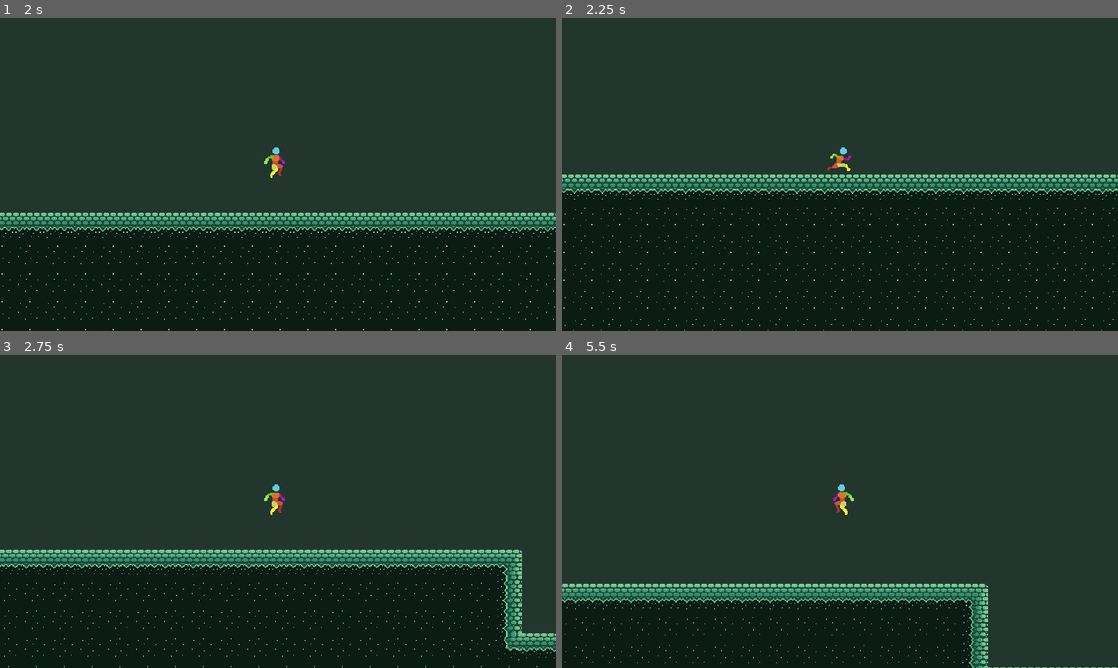
Above: before the commit, frames 1-4 (two rows, left to right).
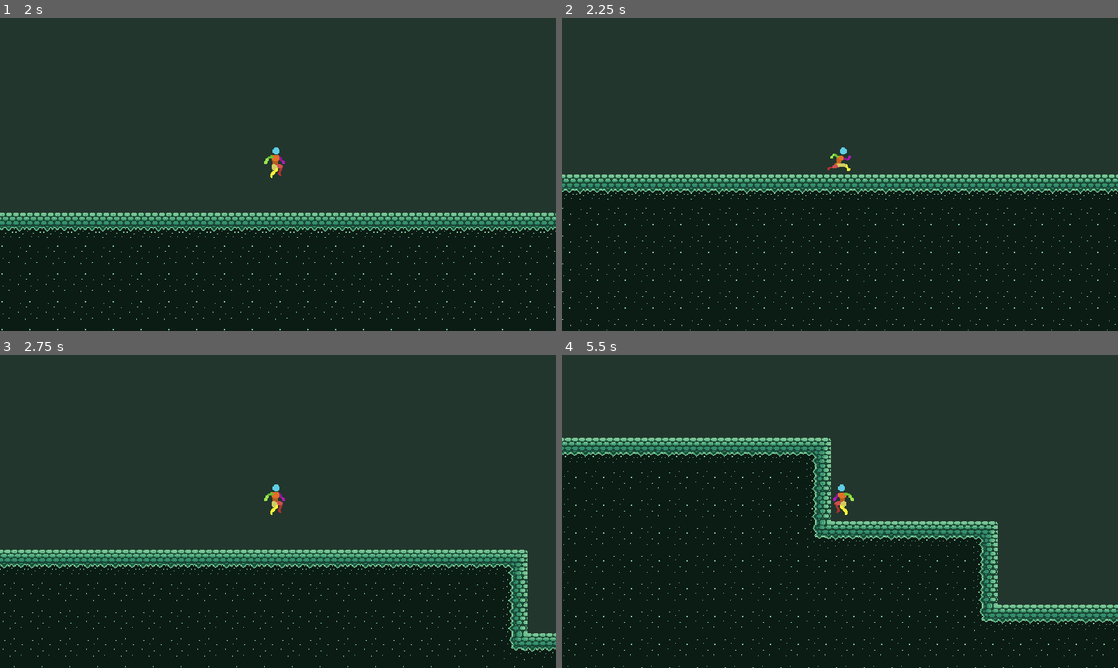
Above: after the commit, the same moments.

Repository: IkutiDev/CharacterControllers
Game: Godot game, scene res://main_menu.tscn
Same seed, same stepped clock (60 frames per second), same inputs: the game is played once before the commit and once after it.
Inputs:
- Up to frame 1 (2 s): click "2D Platformer" at 0.5 s; hold D (move_right) from 1.28 s (still down); hold Shift (grab) from 1.28 s (still down); tap Space (jump) at 1.52 s; tap Caps Lock (toggle_walk) at 1.55 s
- Up to frame 2 (2.25 s): keep holding D (move_right); release Shift (grab) at 2.03 s; tap Caps Lock (toggle_walk) at 2.1 s
- Up to frame 3 (2.75 s): keep holding D (move_right); tap Space (jump) at 2.27 s; tap Shift (grab) at 2.3 s
- Up to frame 4 (5.5 s): release D (move_right) at 2.78 s; hold Left (move_left) 2.78-3.53 s; hold Shift (grab) 2.78-3.53 s; tap Caps Lock (toggle_walk) at 3.05, 3.6, 4.55, 5.1 s; hold D (move_right) 3.53-5.03 s; tap Space (jump) at 3.77, 4.52, 5.27 s; tap Shift (grab) at 3.8, 5.3 s; hold Shift (grab) 4.28-5.03 s; hold Left (move_left) from 5.03 s (still down)

Frame 1 is identical in both runs. In frame 2, 3.6% of the frame differs, in the area x 0-100%, y 50-100%; in frame 3, 3.7%; in frame 4, 36%, in the area x 0-100%, y 26-100%.

Commit message:
Added in slow walk mode/toggle

Diff:
--- a/platformer_character/PlatformerCharacterVisual.gd
+++ b/platformer_character/PlatformerCharacterVisual.gd
@@ -25,9 +25,9 @@
 		play("jump_down")
 
 	if 	wall_grabbed:
-		if character_controller.velocity.y != 0 and animation != "wall_climb":
+		if character_controller.velocity.y != 0:
 			play("wall_climb")
-		elif character_controller.velocity.y == 0 and animation != "wall_grab":
+		elif character_controller.velocity.y == 0:
 			play("wall_grab")
 
 	if not character_controller.is_grabbing:
@@ -56,7 +56,10 @@
 	else:
 		if landed:
 			landed = false
-		play("run")
+		if character_controller.walk_mode_toggled:
+			play("walk")
+		else:
+			play("run")
 
 func jump() -> void:
 	play("jump_up")
--- a/platformer_character/art/platformer_character.tres
+++ b/platformer_character/art/platformer_character.tres
@@ -1,10 +1,11 @@
-[gd_resource type="SpriteFrames" load_steps=53 format=3 uid="uid://bxbkyqosiguym"]
+[gd_resource type="SpriteFrames" load_steps=62 format=3 uid="uid://bxbkyqosiguym"]
 
 [ext_resource type="Texture2D" uid="uid://bo5cvl3yawop4" path="res://platformer_character/art/Character Idle Rig 48x48.png" id="1_7vlgl"]
 [ext_resource type="Texture2D" uid="uid://b1crf4c6lu8ay" path="res://platformer_character/art/player jump 48x48.png" id="2_62b32"]
 [ext_resource type="Texture2D" uid="uid://kwvapbj81ndu" path="res://platformer_character/art/run cycle 48x48.png" id="2_j73av"]
 [ext_resource type="Texture2D" uid="uid://bw204qm25lbby" path="res://platformer_character/art/player land 48x48.png" id="3_im3wj"]
 [ext_resource type="Texture2D" uid="uid://sq2b4r36pfwk" path="res://platformer_character/art/wallLandAnimation.png" id="5_041ts"]
+[ext_resource type="Texture2D" uid="uid://5qnn78oexrwl" path="res://platformer_character/art/PlayerWalk 48x48.png" id="5_b8tcg"]
 [ext_resource type="Texture2D" uid="uid://cpx12f6hlfo7l" path="res://platformer_character/art/Player Side-Climb 48x48.png" id="5_g8qqv"]
 [ext_resource type="Texture2D" uid="uid://bkqibq10y0q6d" path="res://platformer_character/art/WallSlide.png" id="6_paaoj"]
 
@@ -131,6 +132,38 @@
 [sub_resource type="AtlasTexture" id="AtlasTexture_sgfk8"]
 atlas = ExtResource("2_j73av")
 region = Rect2(48, 144, 48, 48)
+
+[sub_resource type="AtlasTexture" id="AtlasTexture_8athu"]
+atlas = ExtResource("5_b8tcg")
+region = Rect2(0, 0, 48, 48)
+
+[sub_resource type="AtlasTexture" id="AtlasTexture_35u11"]
+atlas = ExtResource("5_b8tcg")
+region = Rect2(48, 0, 48, 48)
+
+[sub_resource type="AtlasTexture" id="AtlasTexture_4ikp2"]
+atlas = ExtResource("5_b8tcg")
+region = Rect2(96, 0, 48, 48)
+
+[sub_resource type="AtlasTexture" id="AtlasTexture_vlok3"]
+atlas = ExtResource("5_b8tcg")
+region = Rect2(144, 0, 48, 48)
+
+[sub_resource type="AtlasTexture" id="AtlasTexture_y4er8"]
+atlas = ExtResource("5_b8tcg")
+region = Rect2(192, 0, 48, 48)
+
+[sub_resource type="AtlasTexture" id="AtlasTexture_41snn"]
+atlas = ExtResource("5_b8tcg")
+region = Rect2(240, 0, 48, 48)
+
+[sub_resource type="AtlasTexture" id="AtlasTexture_7ugm8"]
+atlas = ExtResource("5_b8tcg")
+region = Rect2(288, 0, 48, 48)
+
+[sub_resource type="AtlasTexture" id="AtlasTexture_ugden"]
+atlas = ExtResource("5_b8tcg")
+region = Rect2(336, 0, 48, 48)
 
 [sub_resource type="AtlasTexture" id="AtlasTexture_6grv0"]
 atlas = ExtResource("5_g8qqv")
@@ -310,6 +343,35 @@
 }, {
 "frames": [{
 "duration": 1.0,
+"texture": SubResource("AtlasTexture_8athu")
+}, {
+"duration": 1.0,
+"texture": SubResource("AtlasTexture_35u11")
+}, {
+"duration": 1.0,
+"texture": SubResource("AtlasTexture_4ikp2")
+}, {
+"duration": 1.0,
+"texture": SubResource("AtlasTexture_vlok3")
+}, {
+"duration": 1.0,
+"texture": SubResource("AtlasTexture_y4er8")
+}, {
+"duration": 1.0,
+"texture": SubResource("AtlasTexture_41snn")
+}, {
+"duration": 1.0,
+"texture": SubResource("AtlasTexture_7ugm8")
+}, {
+"duration": 1.0,
+"texture": SubResource("AtlasTexture_ugden")
+}],
+"loop": true,
+"name": &"walk",
+"speed": 6.0
+}, {
+"frames": [{
+"duration": 1.0,
 "texture": SubResource("AtlasTexture_6grv0")
 }, {
 "duration": 1.0,
--- a/platformer_character/platformer_character.gd
+++ b/platformer_character/platformer_character.gd
@@ -110,7 +110,8 @@
 	# Check here if character should be able to move or not
 	# For example, maybe character shouldn't be able to move when they get hurt and tp to last check point and when they die and game is reset
 	# or we want to stop it's moving during story bit
-
+	if event.is_action_pressed("toggle_walk"):
+		walk_mode_toggled = not walk_mode_toggled
 
 
 	var gamepad_input_dir = Input.get_axis("move_left_gamepad","move_right_gamepad")
@@ -198,6 +199,9 @@
 
 	if is_on_wall_only() and is_grabbing:
 		climb_without_acceleration(delta)
+
+	if walk_mode_toggled and is_on_floor():
+		velocity.x = velocity.x / 3
 
 	move_and_slide()
 
--- a/platformer_character/platformer_character.tscn
+++ b/platformer_character/platformer_character.tscn
@@ -24,7 +24,8 @@
 [node name="PlatformerCharacterVisual" type="AnimatedSprite2D" parent="." node_paths=PackedStringArray("character_controller")]
 position = Vector2(0, -16)
 sprite_frames = ExtResource("1_l8csa")
-animation = &"idle"
+animation = &"walk"
 autoplay = "idle"
+frame_progress = 0.0286085
 script = ExtResource("3_pebxn")
 character_controller = NodePath("..")
--- a/platformer_world.tscn
+++ b/platformer_world.tscn
@@ -31,6 +31,7 @@
 max_air_deceleration = 9.6
 max_air_turn_speed = 43.6
 use_acceleration = true
+enable_climbing = true
 grab_time = 2.0
 jump_height = 5.5
 time_to_jump_apex = 0.65
